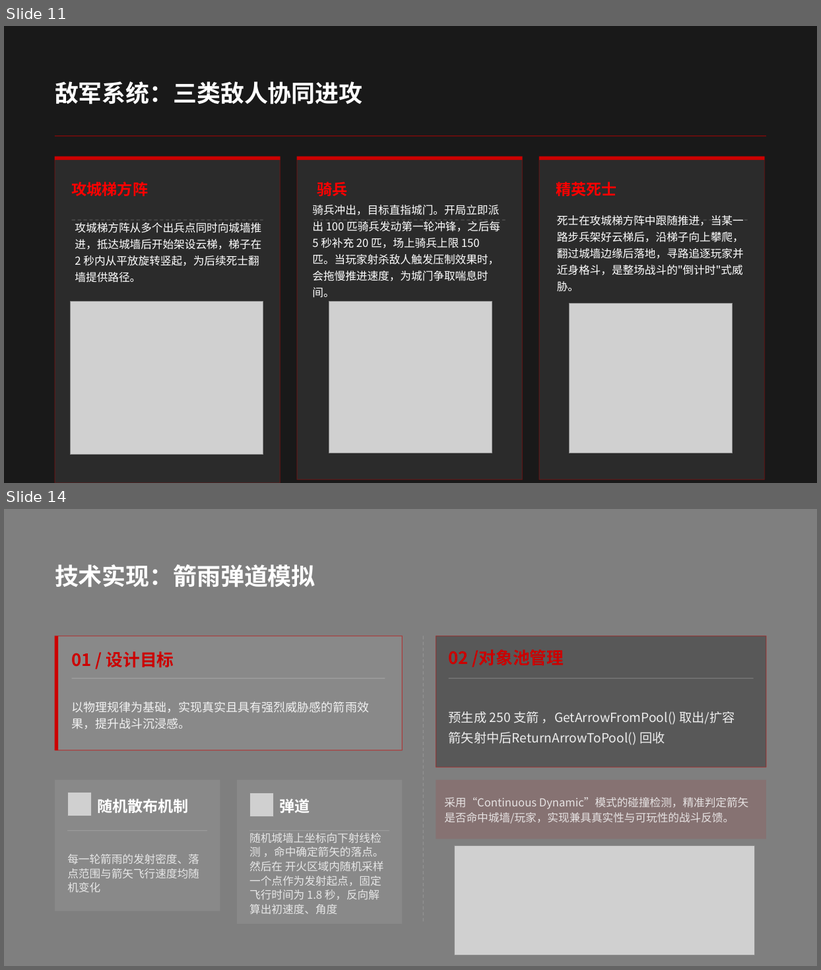
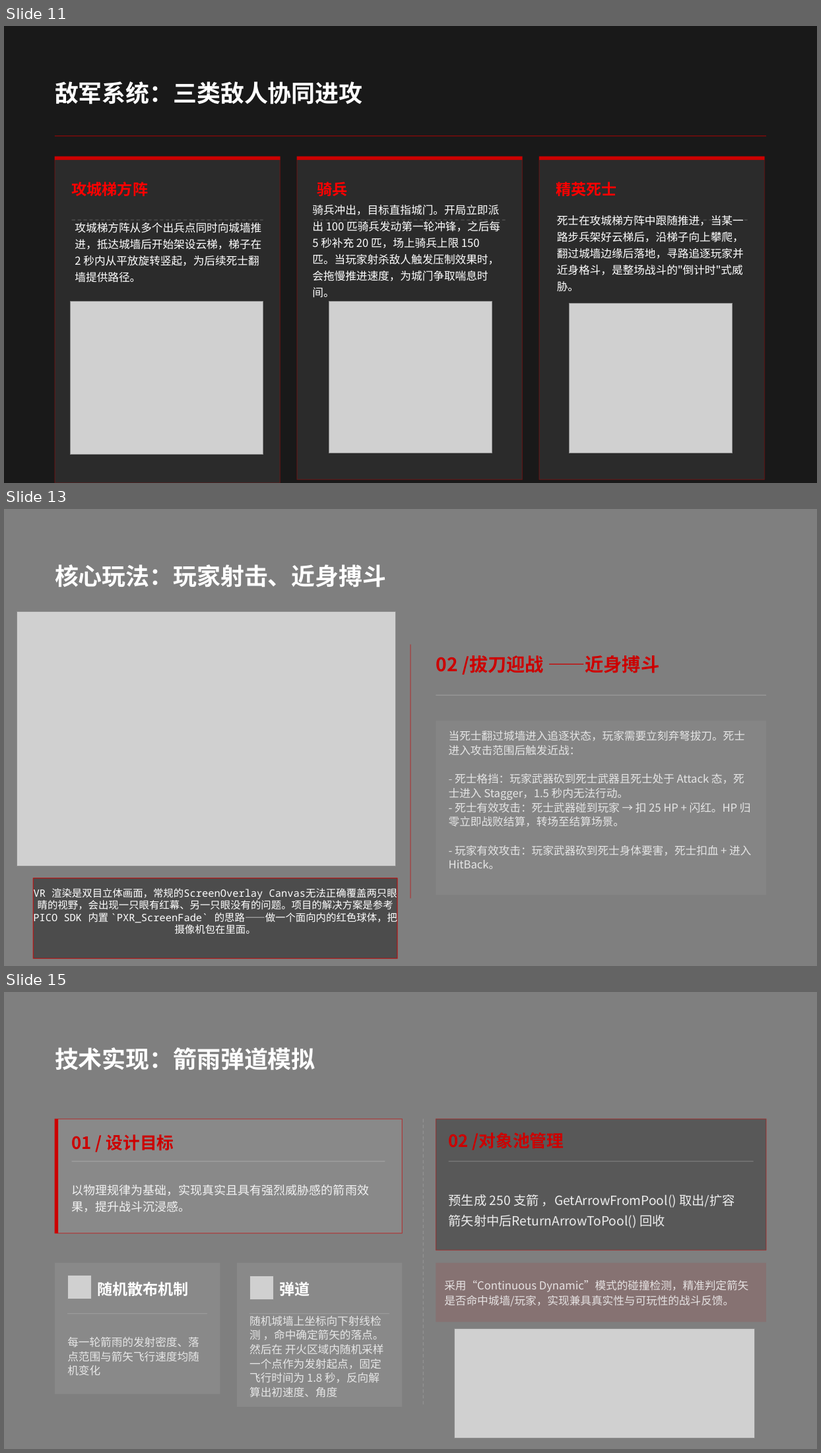
Before and after one commit to W-SEANVeen/ISF2, a slide deck: Docs/《孤城》VR游戏设计答辩.pptx. Shown one above the other, each under a label of ours: slides 11 and 14 before the commit, slides 11, 13 and 15 after it; the slides between them are not shown. The pictures are 821x970 and 821x1453 pixels, drawn with LibreOffice and Linux fonts; fonts in the diff are those of the drawing; grey boxes stand for pictures; background and template pictures are left out; a plain dark background stands for a picture behind light text. Boxes give left, top, right and bottom in pixels: in the first picture for what was removed or moved away, otherwise in the second. Text is boxed around its words. In the diff, an @@ line names an element or a change of style, - is before the commit and + after.

```diff
--- a/Docs/《孤城》VR游戏设计答辩.pptx
+++ b/Docs/《孤城》VR游戏设计答辩.pptx
@@ slide 13 added at (4,509,817,966), background picture (left out) @@
@@ rounded rectangle added at (4,509,817,966), fill #000000 at 50% opacity @@
@@ text added at (55,564,386,587), 28 pt, text #FFFFFF, bold @@
+核心玩法：玩家射击、近身搏斗
@@ picture added at (17,612,395,867) @@
@@ line added from (411, 644) to (411, 899), #CC0000 1 pt @@
@@ text added at (436,656,659,675), 22 pt, text #CC0000, bold @@
+02 /拔刀迎战 ——近身搏斗
@@ line added from (436, 696) to (766, 696), #FFFFFF 1 pt @@
@@ rounded rectangle added at (436,721,766,895), fill #FFFFFF at 5% opacity @@
@@ text added at (449,731,751,869), 13 pt, text #FFFFFF at 80% opacity @@
+当死士翻过城墙进入追逐状态，玩家需要立刻弃弩拔刀。死士进入攻击范围后触发近战：
+- 死士格挡：玩家武器砍到死士武器且死士处于 Attack 态，死士进入 Stagger，1.5 秒内无法行动。
+- 死士有效攻击：死士武器碰到玩家 → 扣 25 HP + 闪红。HP 归零立即战败结算，转场至结算场景。
+- 玩家有效攻击：玩家武器砍到死士身体要害，死士扣血 + 进入 HitBack。
@@ rounded rectangle added at (33,879,397,959), fill #000000 at 40% opacity, outline #CC0000 1 pt, 12 pt, text #FFFFFF @@
+VR 渲染是双目立体画面，常规的ScreenOverlay Canvas无法正确覆盖两只眼睛的视野，会出现一只眼有红幕、另一只眼没有的问题。项目的解决方案是参考 PICO SDK 内置 `PXR_ScreenFade` 的思路——做一个面向内的红色球体，把摄像机包在里面。
@@ what was slide 14 is now slide 15 @@
```
Also in this commit, not shown: 2 slides changed, 4 other files.
